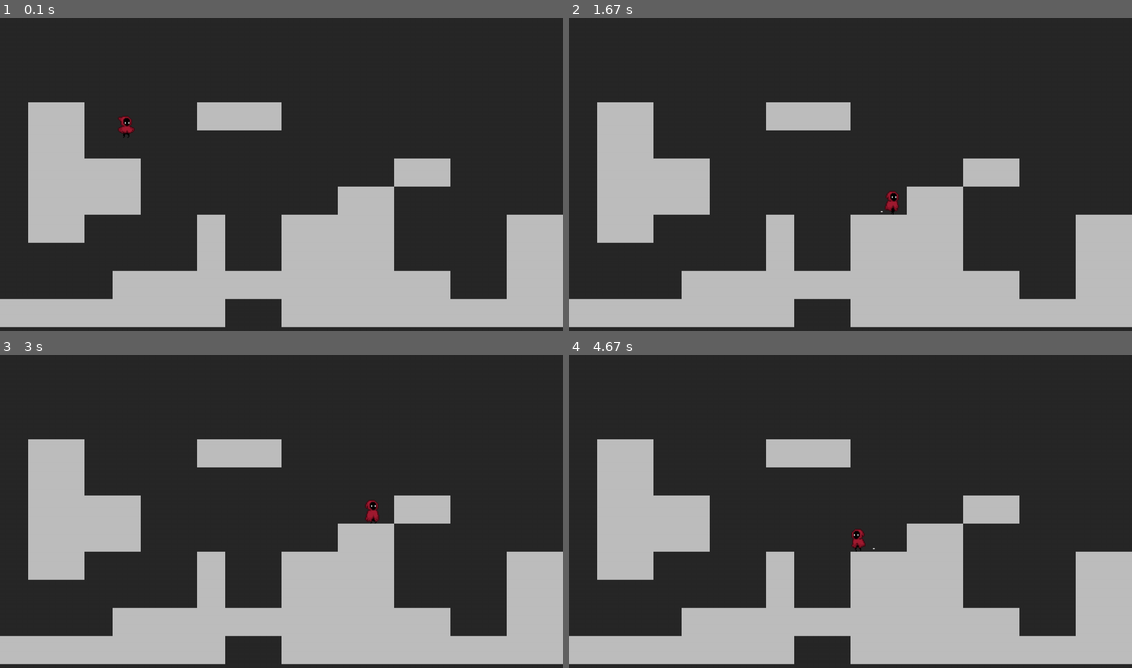
Above: before the commit, frames 1-4 (two rows, left to right).
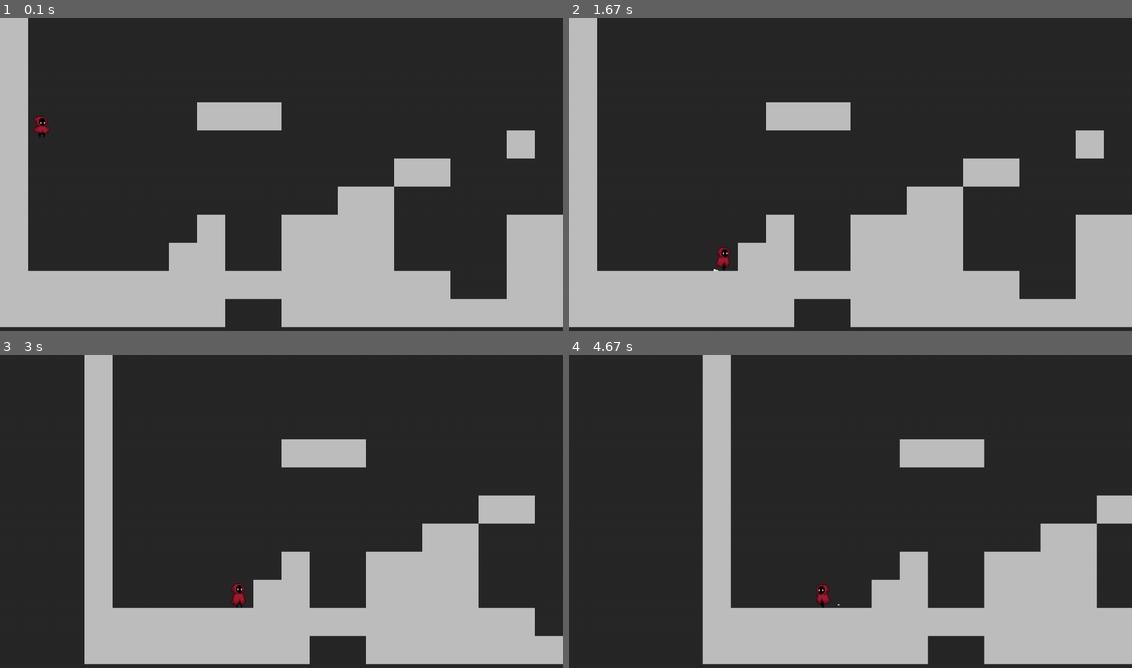
Above: after the commit, the same moments.

Repository: Michael-Elrod-dev/Pygame-Engine
Game: pygame game, started from ZombieLab.py
The game is run twice, just before and just after one commit, with the same random seed, the same clock (stepped at 60 frames per second) and the same inputs.
Inputs:
- Up to frame 1 (0.1 s): no input
- Up to frame 2 (1.67 s): hold Right 0.33-0.8 s; hold Right 0.83-1.3 s; tap Space at 0.9, 1.2, 1.4 s; hold Right from 1.33 s (still down)
- Up to frame 3 (3 s): tap Space at 1.7, 1.97, 2.27, 2.4, 2.7 s; release Right at 1.87 s; hold Left 1.9-2.3 s; hold Right 2.33-2.97 s
- Up to frame 4 (4.67 s): hold Left 3-3.47 s; tap Space at 3.07, 3.37, 3.57, 3.87, 4.07, 4.37, 4.57 s; hold Right 3.5-3.97 s; hold Right 4-4.47 s; hold Left from 4.5 s (still down)

The runs differ from the first frame. In frame 1, 13% of the frame differs, in the area x 0-95%, y 0-90%; in frame 2, 13%; in frame 3, 28%; in frame 4, 29%, in the area x 0-100%, y 0-99%.

Commit message:
Map edit

Diff:
--- a/Src/Settings.py
+++ b/Src/Settings.py
@@ -1,17 +1,17 @@
 # Predefined Map Structure
 
 level_data = [
-'                                                   ',
-'                                                   ',
-'                                                   ',
-' XX P  XXX            XX                           ',
-' XX                                                ',
-' XXXX         XX         XX                        ',
-' XXXX       XX                                     ',
-' XX    X  XXXX    XX  XX    XXXXXXXXXXXXXXXXXXXXXXX',
-'       X  XXXX    XX  XXX                          ',
-'    XXXXXXXXXXXX  XXXXXXXX                         ',
-'XXXXXXXX  XXXXXXXXXX  XXXX                         ']
+'X                                                 X',
+'X                               XX                X',
+'X                          XX                     X',
+'XP     XXX            XX                          X',
+'X                 X                               X',
+'X             XX         XX                       X',
+'X           XX                                    X',
+'X      X  XXXX    XX  XX    XXXXXXXXXXXXXXXXXXXXXXX',
+'X     XX  XXXX    XX  XXX   XXXXXXXXXXXXXXXXXXXXXXX',
+'XXXXXXXXXXXXXXXX  XXXXXXXX  XXXXXXXXXXXXXXXXXXXXXXX',
+'XXXXXXXX  XXXXXXXXXX  XXXX  XXXXXXXXXXXXXXXXXXXXXXX']
 
 tile_size = 64
 screen_width = 1280
